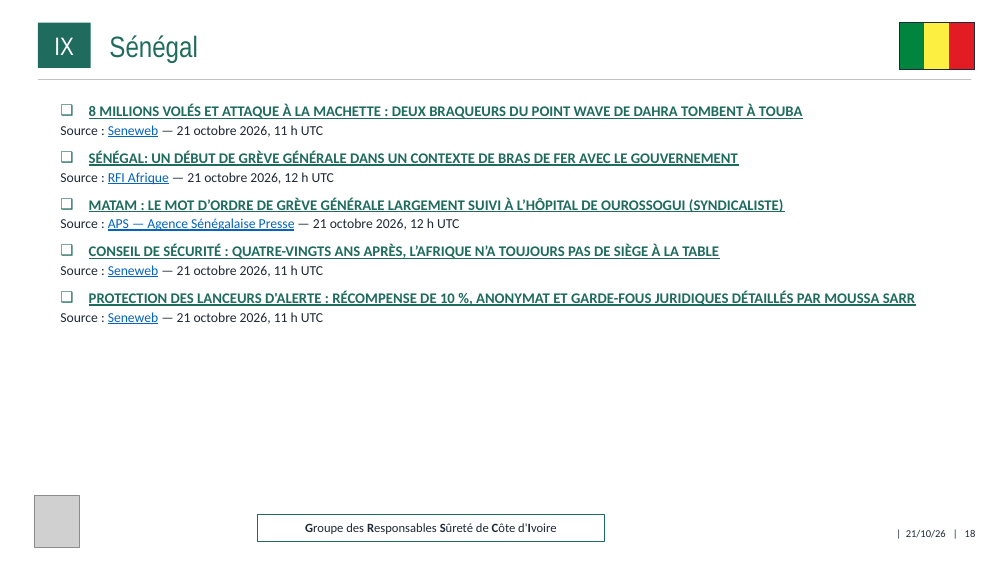
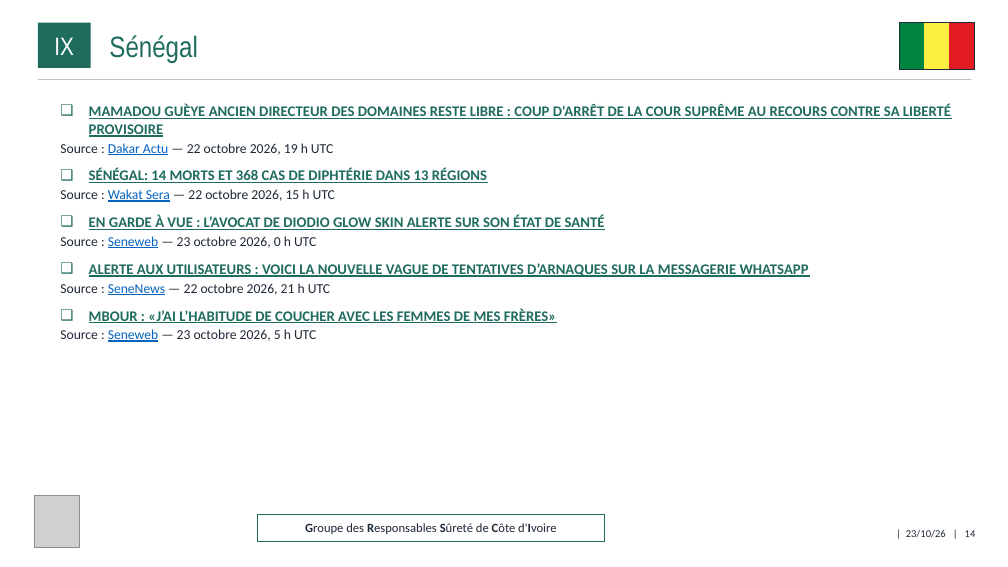
Before and after one commit to ytl1-ops/SentiqS, a slide deck: slide 14 of web/rapports/GRSCI/2026-10.pptx (slide 18 before the commit). Drawn at 1008x567 pixels with LibreOffice and Linux fonts; fonts in the diff are those of the drawing; grey boxes stand for pictures. Boxes give left, top, right and bottom in pixels: in the first picture for what was removed or moved away, otherwise in the second. Text is boxed around its words. In the diff, an @@ line names an element or a change of style, - is before the commit and + after.

```diff
--- a/web/rapports/GRSCI/2026-10.pptx
+++ b/web/rapports/GRSCI/2026-10.pptx
@@ text at (x1=60, y1=104, x2=951, y2=342): text changed @@
-❑ 8 MILLIONS VOLÉS ET ATTAQUE À LA MACHETTE : DEUX BRAQUEURS DU POINT WAVE DE DAHRA TOMBENT À TOUBA
-  ▪ Source : Seneweb — 21 octobre 2026, 11 h UTC
-❑ SÉNÉGAL: UN DÉBUT DE GRÈVE GÉNÉRALE DANS UN CONTEXTE DE BRAS DE FER AVEC LE GOUVERNEMENT
-  ▪ Source : RFI Afrique — 21 octobre 2026, 12 h UTC
-❑ MATAM : LE MOT D’ORDRE DE GRÈVE GÉNÉRALE LARGEMENT SUIVI À L’HÔPITAL DE OUROSSOGUI (SYNDICALISTE)
-  ▪ Source : APS — Agence Sénégalaise Presse — 21 octobre 2026, 12 h UTC
-❑ CONSEIL DE SÉCURITÉ : QUATRE-VINGTS ANS APRÈS, L’AFRIQUE N’A TOUJOURS PAS DE SIÈGE À LA TABLE
-  ▪ Source : Seneweb — 21 octobre 2026, 11 h UTC
-❑ PROTECTION DES LANCEURS D'ALERTE : RÉCOMPENSE DE 10 %, ANONYMAT ET GARDE-FOUS JURIDIQUES DÉTAILLÉS PAR MOUSSA SARR
-  ▪ Source : Seneweb — 21 octobre 2026, 11 h UTC
+❑ MAMADOU GUÈYE ANCIEN DIRECTEUR DES DOMAINES RESTE LIBRE : COUP D'ARRÊT DE LA COUR SUPRÊME AU RECOURS CONTRE SA LIBERTÉ PROVISOIRE
+  ▪ Source : Dakar Actu — 22 octobre 2026, 19 h UTC
+❑ SÉNÉGAL: 14 MORTS ET 368 CAS DE DIPHTÉRIE DANS 13 RÉGIONS
+  ▪ Source : Wakat Sera — 22 octobre 2026, 15 h UTC
+❑ EN GARDE À VUE : L’AVOCAT DE DIODIO GLOW SKIN ALERTE SUR SON ÉTAT DE SANTÉ
+  ▪ Source : Seneweb — 23 octobre 2026, 0 h UTC
+❑ ALERTE AUX UTILISATEURS : VOICI LA NOUVELLE VAGUE DE TENTATIVES D’ARNAQUES SUR LA MESSAGERIE WHATSAPP
+  ▪ Source : SeneNews — 22 octobre 2026, 21 h UTC
+❑ MBOUR : «J’AI L’HABITUDE DE COUCHER AVEC LES FEMMES DE MES FRÈRES»
+  ▪ Source : Seneweb — 23 octobre 2026, 5 h UTC
@@ text at (x1=906, y1=530, x2=976, y2=538): text changed @@
-| 21/10/26 | 18
+| 23/10/26 | 14
```
Also in this commit, not shown: 15 other slides changed, 4 slides removed, 6 other files.
